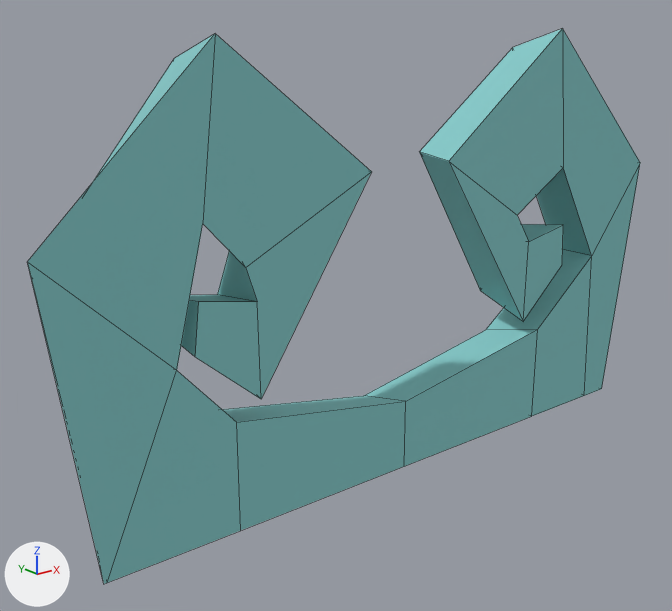
One commit to the FBX model Assets/Resources/IMPORTS/Platforms/cloudy_deco.fbx: the scene before it, then after it.
Before and after are seen from a 50 mm lens placed at (-1.31, -0.86, 0.603), pointed at (-0.565, 0.071, 0.231). Every picture has the same lights, and +X, +Y and +Z are marked at lower left. Mesh edges are drawn as thin lines. Where no turn or scale is listed for an object, it has been applied to the vertices. Vertices at the same position are counted once.

Names of what the first picture shows: 'cloudy_deco'.
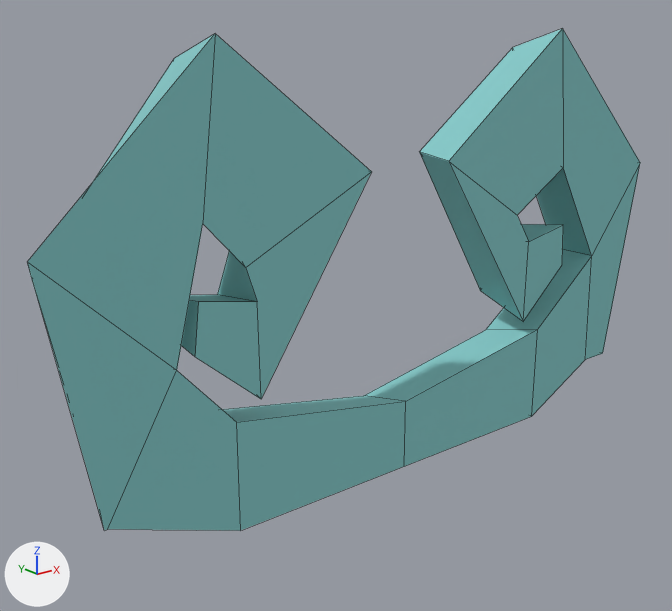
Where the change shows, as pixel boxes [x1, y1, x2, y2] in the pictures (672 x 611 px; the box of a moved part takes in the faces that stretch with it):
'cloudy_deco', reshaped (10% shorter): before [28, 28, 640, 584]; after [28, 28, 640, 531]
part 1 of me_mesh, moved or reshaped: before [28, 263, 241, 584]; after [28, 263, 241, 531]
part 2 of me_mesh, moved or reshaped: [532, 164, 640, 416] in both

The change, as a diff of the scene's bpy script:
```diff
--- a/Assets/Resources/IMPORTS/Platforms/cloudy_deco.fbx.py
+++ b/Assets/Resources/IMPORTS/Platforms/cloudy_deco.fbx.py
@@ me_mesh @@
 me_mesh.from_pydata(...)  # 60 vertices, 58 faces; spans x -1.0..0.0, y 0.0..0.088, z 0.0..0.584
 # used by ob_cloudy_deco; location = (0.0, 0.0, 0.0)
 # before: 33 (-0.097, 0.0, 0.0) at pixel (584, 395), 41 (-0.079, 0.088, 0.006), 42 (-0.083, 0.088, 0.006)
-me_mesh.vertices[0].co = (-0.951, 0.0, 0.0)  # pixel (103, 584)
-me_mesh.vertices[1].co = (-0.947, 0.0, 0.0)  # pixel (107, 582)
-me_mesh.vertices[12].co = (-0.921, 0.088, 0.006)
-me_mesh.vertices[13].co = (-0.917, 0.088, 0.006)
-me_mesh.vertices[32].co = (-0.049, 0.0, 0.0)  # pixel (601, 388)
+# me_mesh part 1
+me_mesh.vertices[0].co = (-0.946, 0.0, 0.065)  # pixel (104, 530)
+me_mesh.vertices[1].co = (-0.941, 0.0, 0.065)  # pixel (107, 529)
+me_mesh.vertices[12].co = (-0.915, 0.088, 0.072)
+me_mesh.vertices[13].co = (-0.912, 0.088, 0.072)
+# me_mesh part 2
+for i in [33, 41, 42]: me_mesh.vertices[i].co += Vector((-0.005, 0.0, 0.065))
+me_mesh.vertices[32].co = (-0.054, 0.0, 0.065)  # pixel (602, 353)
 me_mesh.materials.append(mat_mu_platforms_blue1)
```
